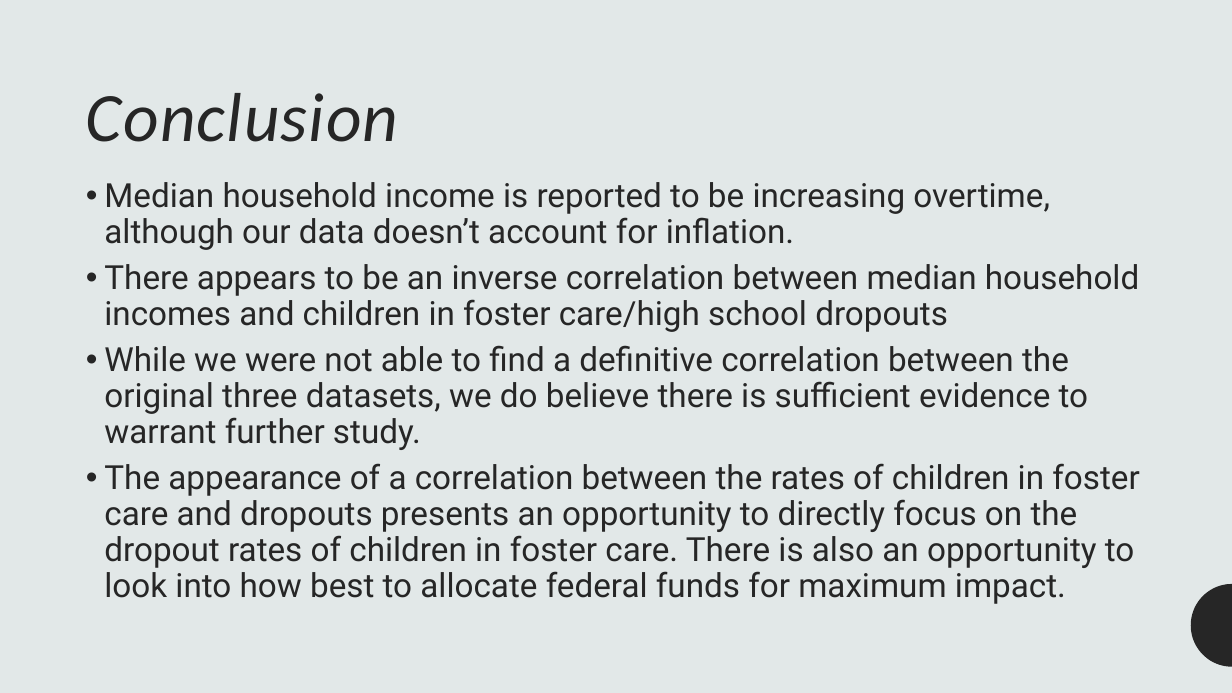
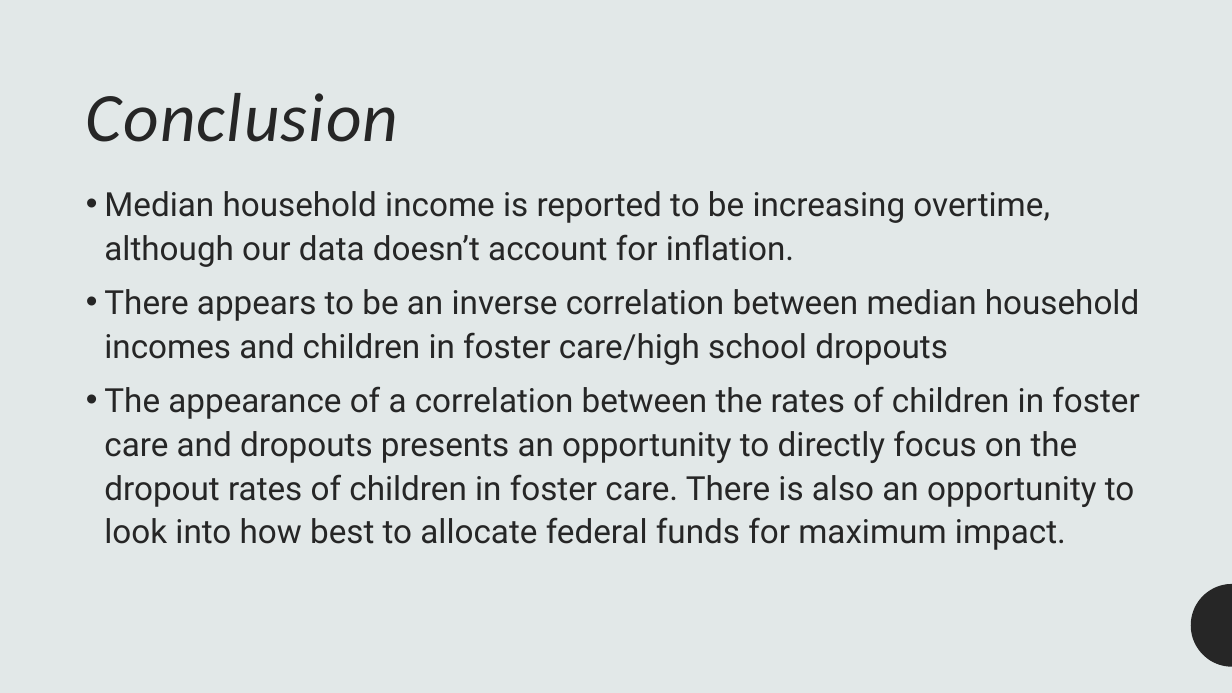
Before and after one commit to lordegraves/exploring_data_in_foster_care, a slide deck: slide 14 of Resources/Project1_Presentation.pptx (slide 13 before the commit). Drawn at 1232x693 pixels with LibreOffice and Linux fonts; fonts in the diff are those of the drawing. Boxes give left, top, right and bottom in pixels: in the first picture for what was removed or moved away, otherwise in the second. Text is boxed around its words. In the diff, an @@ line names an element or a change of style, - is before the commit and + after.

```diff
--- a/Resources/Project1_Presentation.pptx
+++ b/Resources/Project1_Presentation.pptx
@@ text "Median household income is reported ..." at bbox=[104, 191, 1139, 550]: line spacing 0.9 to 1.1 @@
@@ text at bbox=[104, 345, 1088, 450]: paragraph removed @@
-• While we were not able to find a definitive correlation between the original three datasets, we do believe there is sufficient evidence to warrant further study.
```
Also in this commit, not shown: 2 slides added.
